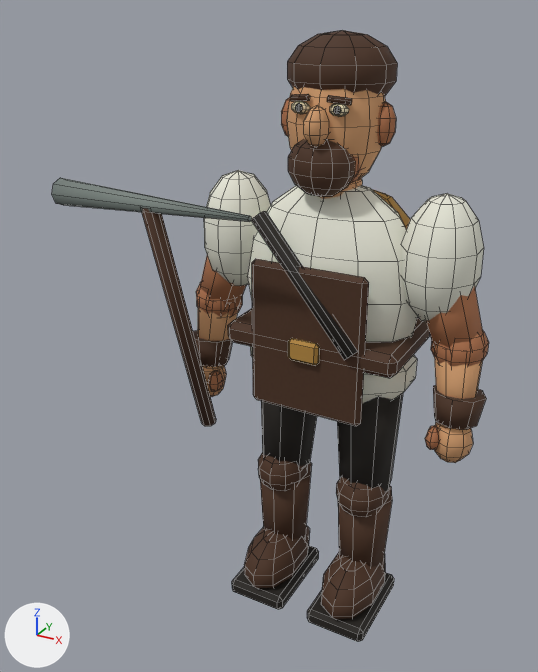
The Blender file art/sources/miner.blend, before and after one commit.
The view is the same before and after, from a camera (50 mm lens) standing at (0.876, -1.989, 1.928) and looking at (-0.201, -0.032, 0.95). Lighting does not change. The marker at lower left points along +X, +Y and +Z. The first picture is the older version. Mesh edges are drawn as thin lines.

In view in the first picture: 'Miner painted model'.
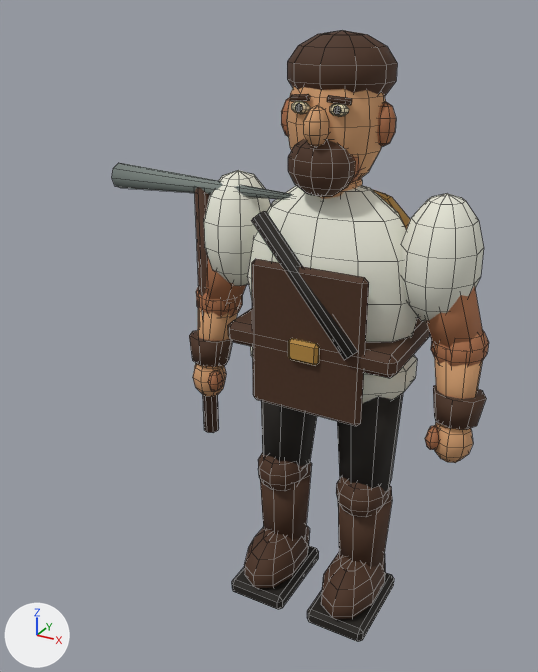
Boxes (x1, y1, x2, y2) around the edits, measured in the pictures (538 x 672 px; the box of a moved part takes in the faces that stretch with it):
'Miner painted model', reshaped (14% narrower): before (52, 30, 489, 642); after (112, 30, 489, 642)
part 1 of me_sphere, moved or reshaped: before (141, 208, 216, 426); after (195, 187, 219, 433)
part 2 of me_sphere, moved or reshaped: before (52, 178, 251, 222); after (112, 163, 292, 199)

The edits, one by one:
me_sphere is used by ob_miner_painted_model.
me_sphere had 1722 vertices, 1838 faces and spanned x -0.76..0.51, y -0.36..0.37, z 0.0..1.88.
me_sphere now has 1722 vertices, 1838 faces and spans x -0.76..0.51, y -0.24..0.37, z 0.0..1.88.
me_sphere part 1: the loose piece of 16 vertices spanning x -0.46..-0.4, y -0.35..-0.03, z 0.57..1.43 is multiplied about its middle by the matrix ((-1.0, 0.0, 0.0), (0.0, -0.955, -0.296), (0.0, -0.296, 0.955)), then moved by (0.0, 0.15, -0.02).
me_sphere part 2: the loose piece of 16 vertices spanning x -0.76..-0.1, y -0.36..-0.28, z 1.38..1.46 is moved by (0.0, 0.27, 0.0).
